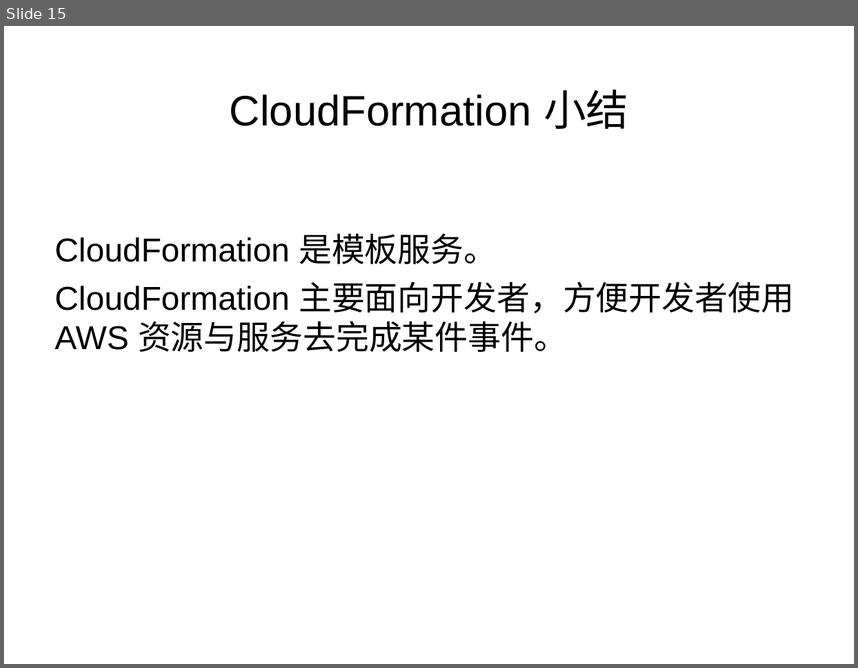
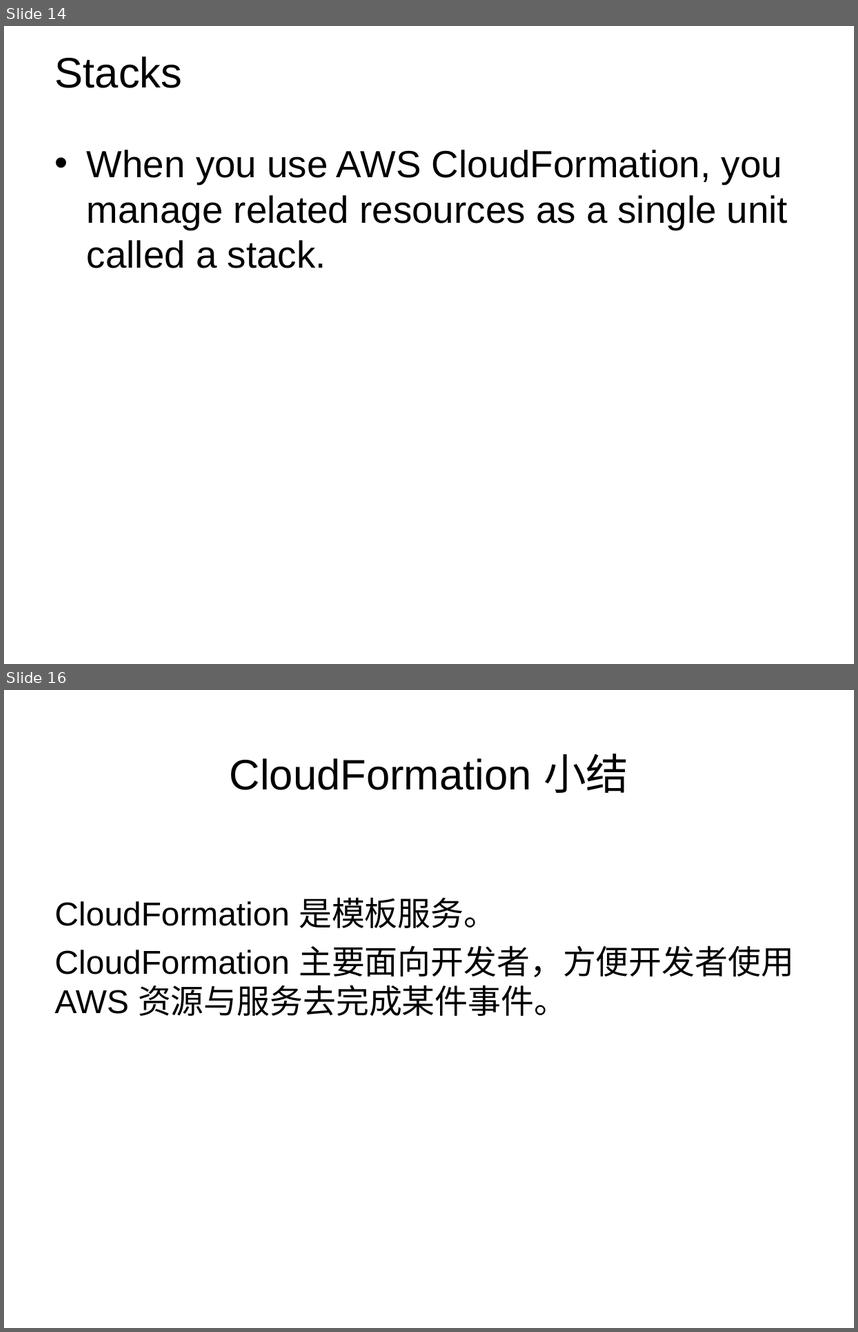
Before and after one commit to leson/guides, a slide deck: cloud/AWS_BeanStalk_CloudFormation.ppt. Shown one above the other, each under a label of ours: slide 15 before the commit, slides 14 and 16 after it; the slides between them are not shown. The pictures are 858x668 and 858x1332 pixels, drawn with LibreOffice and Linux fonts; fonts in the diff are those of the drawing; background and template pictures are left out. Boxes give left, top, right and bottom in pixels: in the first picture for what was removed or moved away, otherwise in the second. Text is boxed around its words. In the diff, an @@ line names an element or a change of style, - is before the commit and + after.

```diff
--- a/cloud/AWS_BeanStalk_CloudFormation.ppt
+++ b/cloud/AWS_BeanStalk_CloudFormation.ppt
@@ slide 14 added at [4, 26, 854, 664], background picture (left out) @@
@@ title added at [55, 56, 183, 88], 36 pt, text #000000 @@
+Stacks
@@ text added at [87, 150, 788, 268], 32 pt, text #000000 @@
+• When you use AWS CloudFormation, you manage related resources as a single unit called a stack.
@@ what was slide 15 is now slide 16 @@
```
Also in this commit, not shown: 1 slide changed, 2 other slides added, 2 slides removed, 1 other file.
